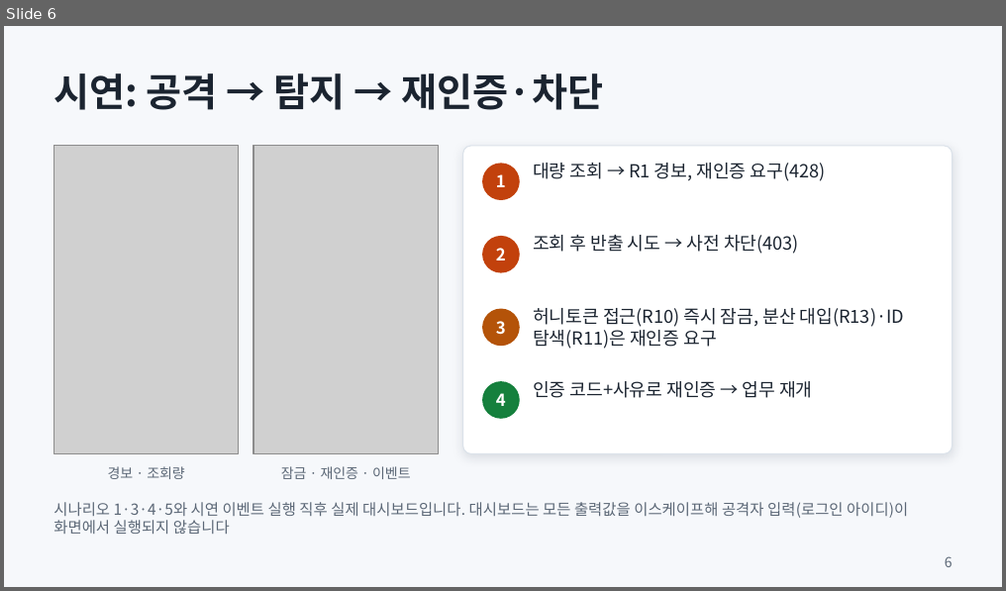
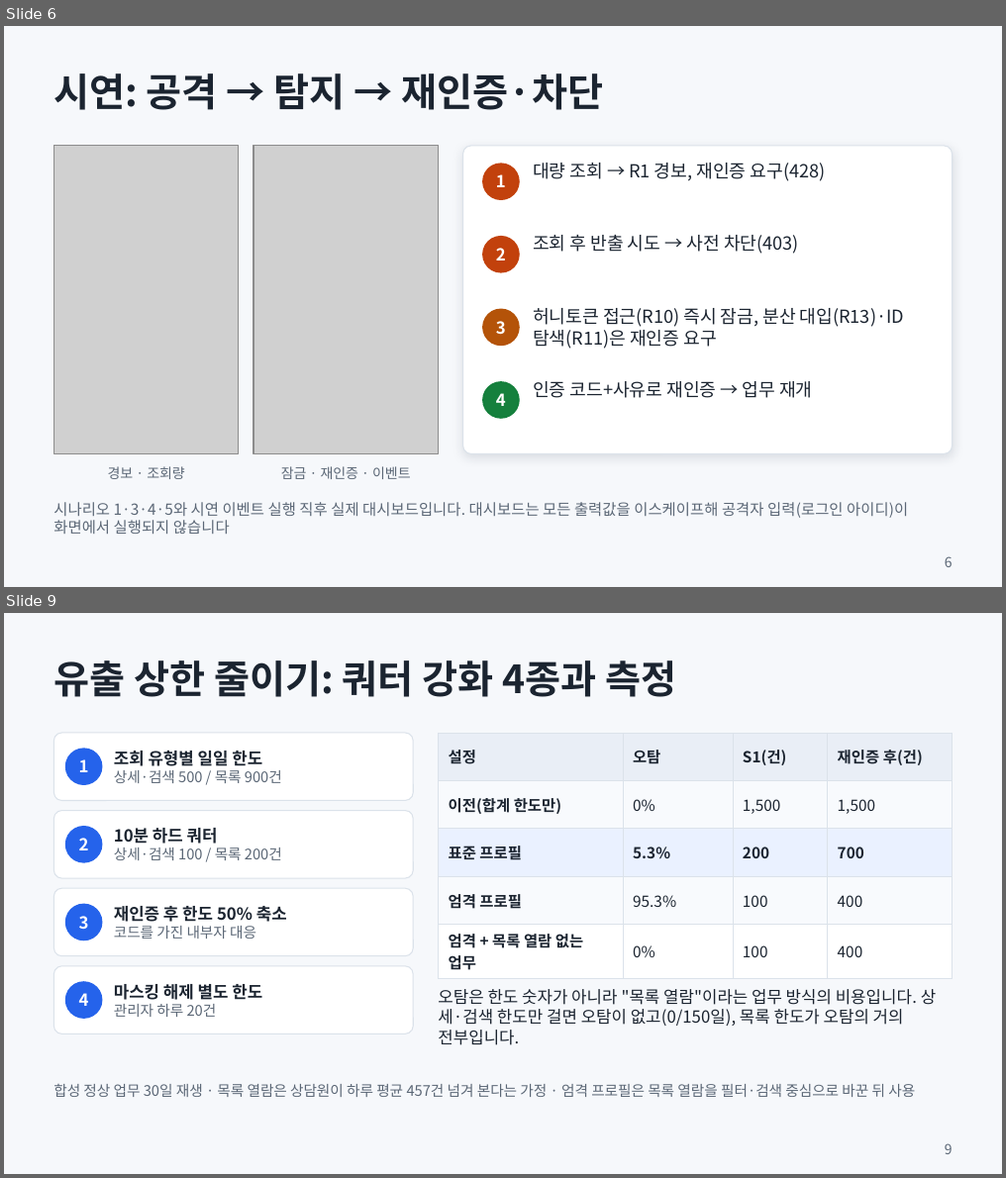
Before and after one commit to shk12170-dev/Defense-follow, a slide deck: docs/presentation.pptx. Shown one above the other, each under a label of ours: slide 6 before the commit, slides 6 and 9 after it; the slides between them are not shown. The pictures are 1006x591 and 1006x1178 pixels, drawn with LibreOffice and Linux fonts; fonts in the diff are those of the drawing; grey boxes stand for pictures. Boxes give left, top, right and bottom in pixels: in the first picture for what was removed or moved away, otherwise in the second. Text is boxed around its words. In the diff, an @@ line names an element or a change of style, - is before the commit and + after.

```diff
--- a/docs/presentation.pptx
+++ b/docs/presentation.pptx
@@ slide 9 added at [4, 613, 1002, 1174], background #F6F8FB @@
@@ text added at [54, 661, 677, 697], 28 pt, text #1B2430, bold @@
+유출 상한 줄이기: 쿼터 강화 4종과 측정
@@ rounded rectangle added at [54, 733, 413, 801], fill #FFFFFF, outline #DBE2EA 0.75 pt @@
@@ ellipse added at [65, 749, 102, 784], fill #2563EB, outline #2563EB 1 pt @@
@@ text added at [79, 760, 89, 772], 12 pt, text #FFFFFF, bold @@
+1
@@ text added at [114, 751, 282, 783], 10.5 pt, text #5B6776 @@
+조회 유형별 일일 한도
+상세·검색 500 / 목록 900건
@@ table added at [438, 733, 952, 974], 5 rows, 4 columns @@
+설정 | 오탐 | S1(건) | 재인증 후(건)
+이전(합계 한도만) | 0% | 1,500 | 1,500
+표준 프로필 | 5.3% | 200 | 700
+엄격 프로필 | 95.3% | 100 | 400
+엄격 + 목록 열람 없는 업무 | 0% | 100 | 400
@@ rounded rectangle added at [54, 811, 413, 878], fill #FFFFFF, outline #DBE2EA 0.75 pt @@
@@ ellipse added at [65, 827, 102, 862], fill #2563EB, outline #2563EB 1 pt @@
@@ text added at [79, 838, 89, 851], 12 pt, text #FFFFFF, bold @@
+2
@@ text added at [114, 828, 282, 861], 10.5 pt, text #5B6776 @@
+10분 하드 쿼터
+상세·검색 100 / 목록 200건
@@ rounded rectangle added at [54, 888, 413, 957], fill #FFFFFF, outline #DBE2EA 0.75 pt @@
@@ ellipse added at [65, 904, 102, 941], fill #2563EB, outline #2563EB 1 pt @@
@@ text added at [114, 906, 287, 939], 12 pt, text #1B2430, bold @@
+재인증 후 한도 50% 축소
+코드를 가진 내부자 대응
@@ text added at [79, 916, 89, 929], 12 pt, text #FFFFFF, bold @@
+3
@@ rounded rectangle added at [54, 966, 413, 1034], fill #FFFFFF, outline #DBE2EA 0.75 pt @@
@@ ellipse added at [65, 982, 102, 1018], fill #2563EB, outline #2563EB 1 pt @@
@@ text added at [79, 993, 89, 1006], 12 pt, text #FFFFFF, bold @@
+4
@@ text added at [114, 984, 262, 1017], 12 pt, text #1B2430, bold @@
+마스킹 해제 별도 한도
+관리자 하루 20건
@@ text added at [438, 989, 936, 1046], 12 pt, text #1B2430 @@
+오탐은 한도 숫자가 아니라 "목록 열람"이라는 업무 방식의 비용입니다. 상세·검색 한도만 걸면 오탐이 없고(0/150일), 목록 한도가 오탐의 거의 전부입니다.
@@ text added at [54, 1084, 915, 1097], 10.5 pt, text #5B6776 @@
+합성 정상 업무 30일 재생 · 목록 열람은 상담원이 하루 평균 457건 넘겨 본다는 가정 · 엄격 프로필은 목록 열람을 필터·검색 중심으로 바꾼 뒤 사용
@@ text added at [944, 1144, 952, 1155], 10 pt, text #5B6776 @@
+9
```
Also in this commit, not shown: 7 slides changed, 15 other files.
